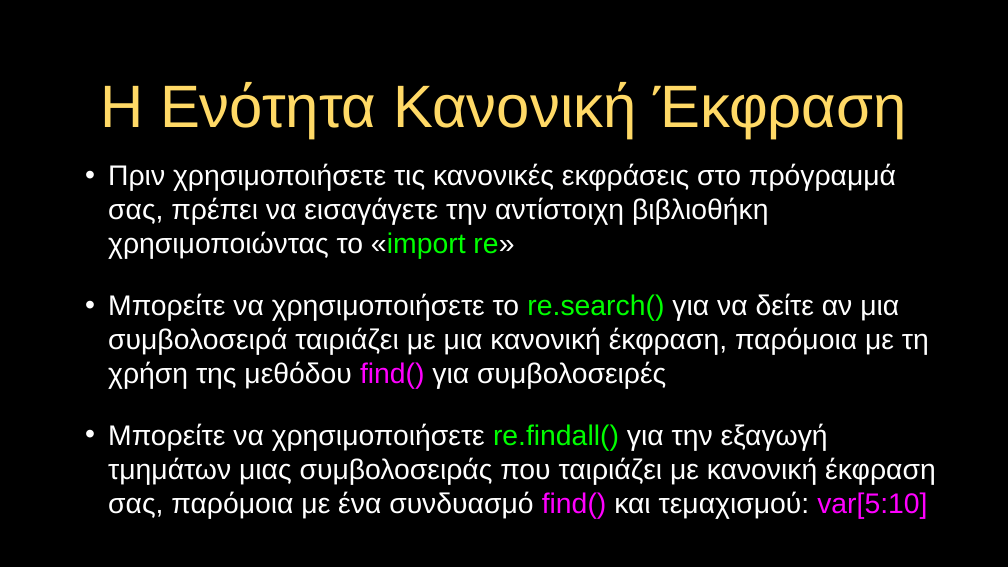
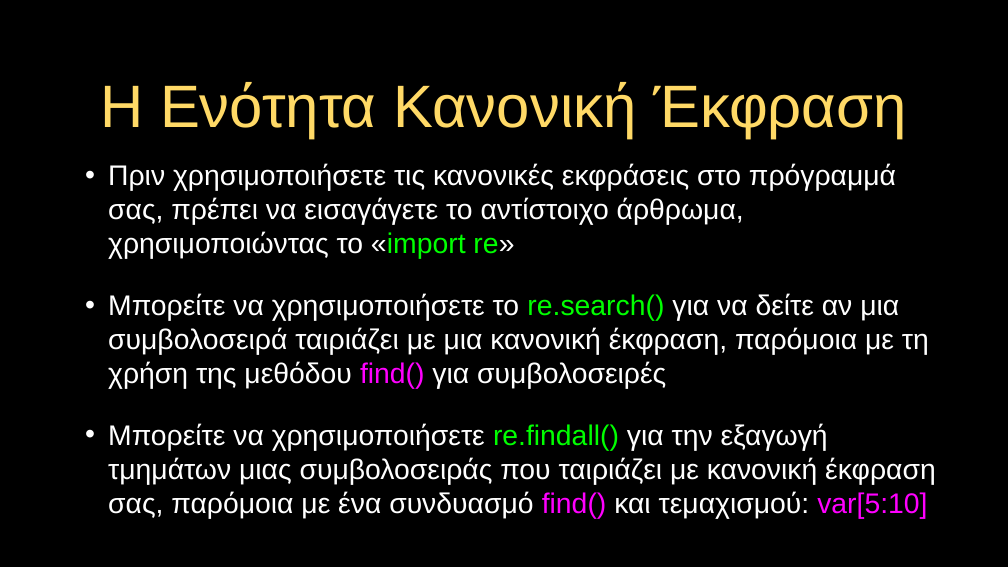
Before and after one commit to csev/py4e, a slide deck: slide 8 of lectures3/gr/Pythonlearn-11-Regex.pptx. Drawn at 1008x567 pixels with LibreOffice and Linux fonts; fonts in the diff are those of the drawing. Boxes give left, top, right and bottom in pixels: in the first picture for what was removed or moved away, otherwise in the second. Text is boxed around its words. In the diff, an @@ line names an element or a change of style, - is before the commit and + after.

```diff
--- a/lectures3/gr/Pythonlearn-11-Regex.pptx
+++ b/lectures3/gr/Pythonlearn-11-Regex.pptx
@@ text at (108,163,896,259): text changed @@
-• Πριν χρησιμοποιήσετε τις κανονικές εκφράσεις στο πρόγραμμά σας, πρέπει να εισαγάγετε την αντίστοιχη βιβλιοθήκη χρησιμοποιώντας το «import re»
+• Πριν χρησιμοποιήσετε τις κανονικές εκφράσεις στο πρόγραμμά σας, πρέπει να εισαγάγετε το αντίστοιχο άρθρωμα, χρησιμοποιώντας το «import re»
```
Also in this commit, not shown: 3 other slides changed, 6 other files.
